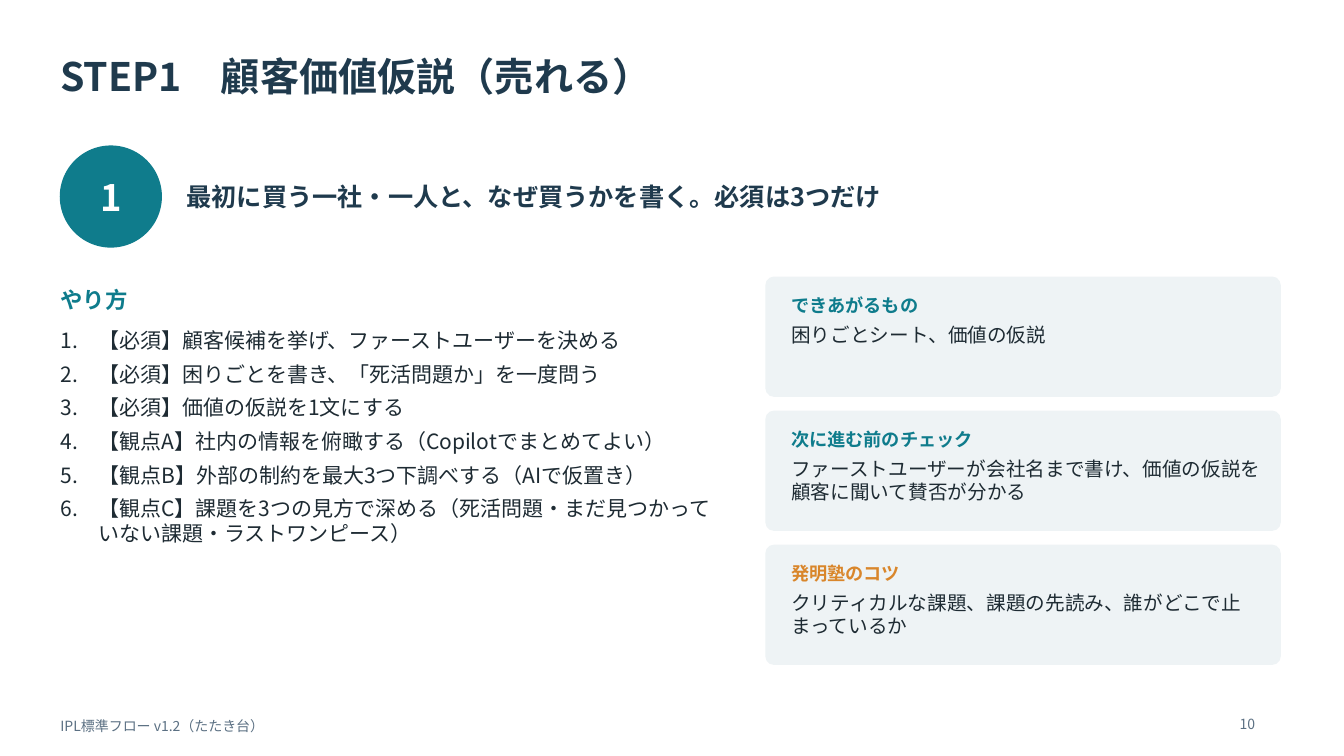
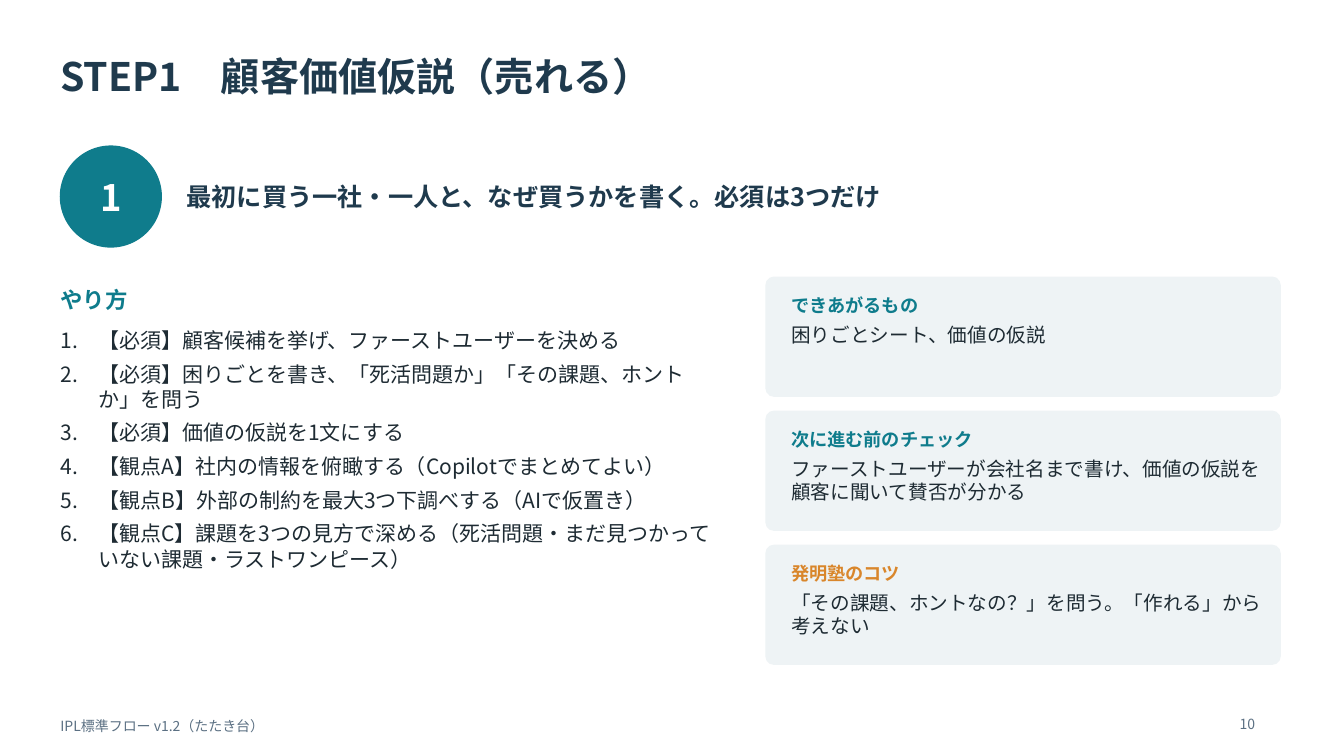
Before and after one commit to utpm6342836-cloud/IPL, a slide deck: slide 10 of deliverables/IPL標準フロー_説明資料_v1.2.pptx. Drawn at 1344x756 pixels with LibreOffice and Linux fonts; fonts in the diff are those of the drawing. Boxes give left, top, right and bottom in pixels: in the first picture for what was removed or moved away, otherwise in the second. Text is boxed around its words. In the diff, an @@ line names an element or a change of style, - is before the commit and + after.

```diff
--- a/deliverables/IPL標準フロー_説明資料_v1.2.pptx
+++ b/deliverables/IPL標準フロー_説明資料_v1.2.pptx
@@ text at (98, 364, 684, 409): text changed @@
-2. 【必須】困りごとを書き、「死活問題か」を一度問う
+2. 【必須】困りごとを書き、「死活問題か」「その課題、ホントか」を問う
@@ text at (791, 593, 1261, 635): text changed @@
-クリティカルな課題、課題の先読み、誰がどこで止まっているか
+「その課題、ホントなの？」を問う。「作れる」から考えない
```
Also in this commit, not shown: 14 other files.
